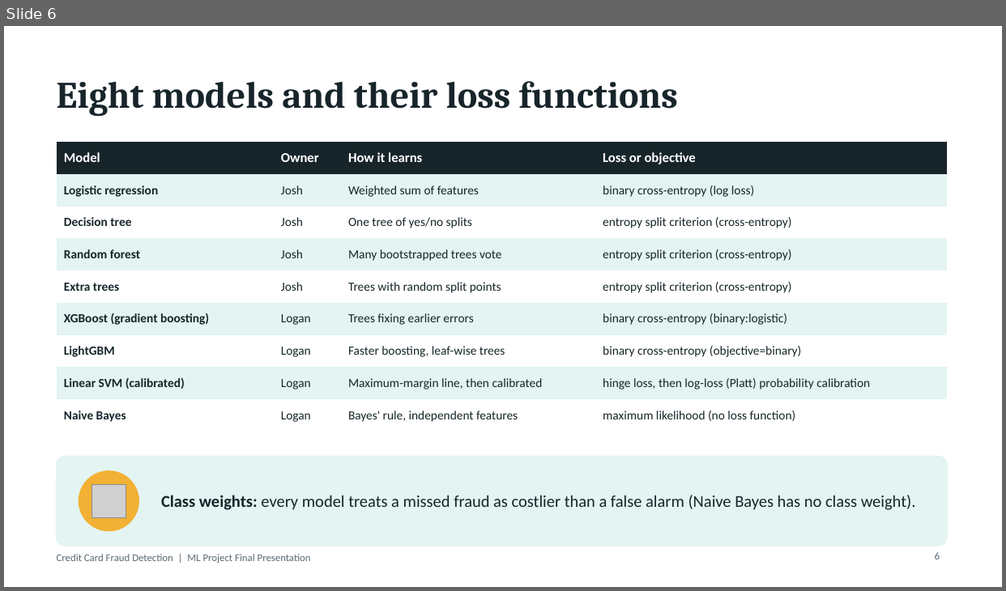
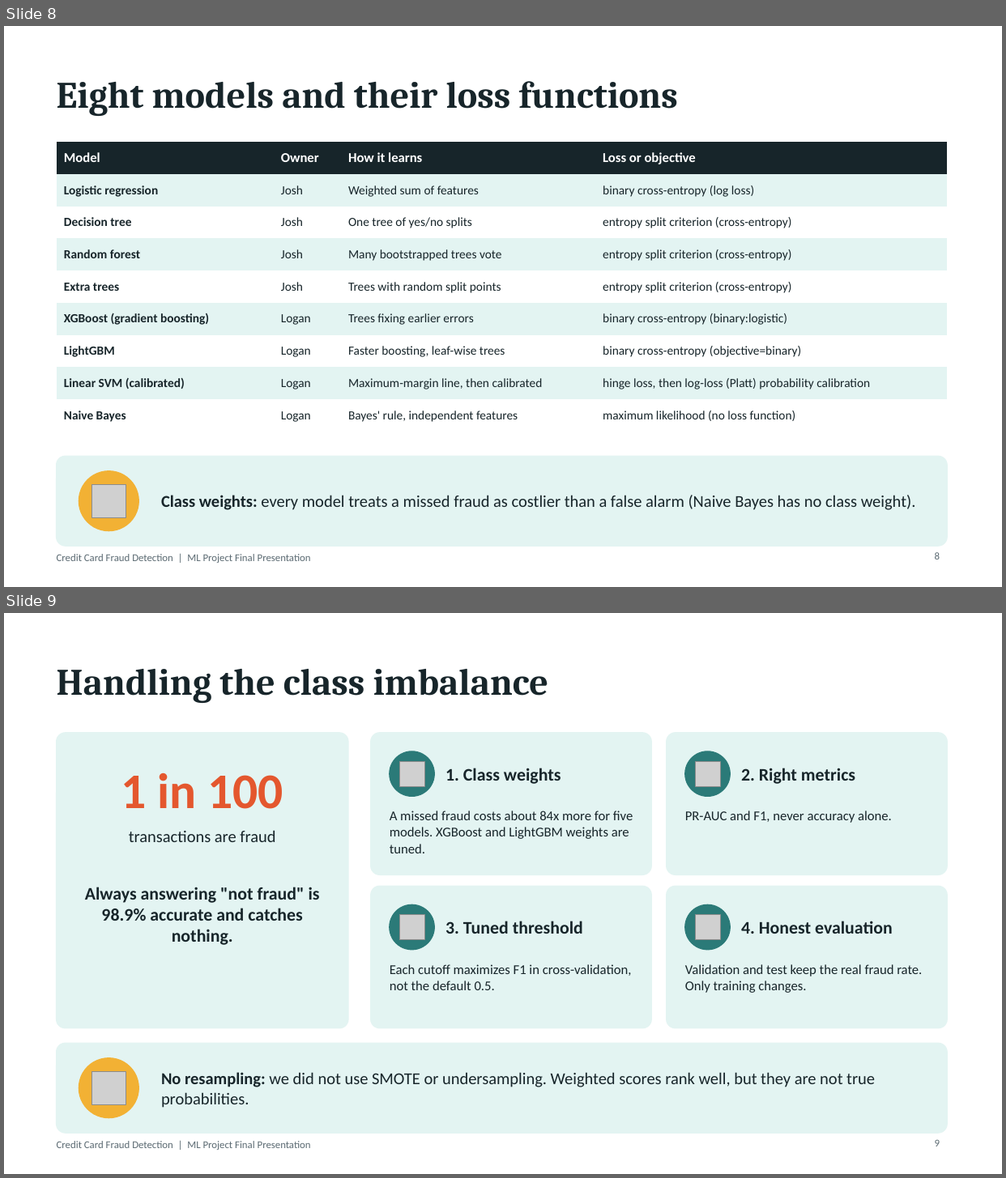
Before and after one commit to joshmfrancis/FraudLens, a slide deck: Presentations/Final Presentation/Final Presentation.pptx. Shown one above the other, each under a label of ours: slide 6 before the commit, slides 8 and 9 after it. The pictures are 1006x591 and 1006x1178 pixels, drawn with LibreOffice and Linux fonts; fonts in the diff are those of the drawing; grey boxes stand for pictures. Boxes give left, top, right and bottom in pixels: in the first picture for what was removed or moved away, otherwise in the second. Text is boxed around its words. In the diff, an @@ line names an element or a change of style, - is before the commit and + after.

```diff
--- a/Presentations/Final Presentation/Final Presentation.pptx
+++ b/Presentations/Final Presentation/Final Presentation.pptx
@@ slide 9 added at [4,613,1002,1174], background #FFFFFF; not listed: 1 template element that a slide beside it also shows @@
@@ title added at [57,669,549,703], 36 pt, text #17252A, bold @@
+Handling the class imbalance
@@ rounded rectangle added at [57,733,348,1029], fill #E3F4F2, outline #E3F4F2 1 pt @@
@@ rounded rectangle added at [371,733,651,875], fill #E3F4F2, outline #E3F4F2 1 pt @@
@@ rounded rectangle added at [667,733,948,875], fill #E3F4F2, outline #E3F4F2 1 pt @@
@@ ellipse added at [390,752,434,796], fill #2B7A78, outline #2B7A78 1 pt @@
@@ ellipse added at [685,752,731,796], fill #2B7A78, outline #2B7A78 1 pt @@
@@ text added at [121,773,283,809], 48 pt, text #E4572E, bold @@
+1 in 100
@@ picture added at [399,761,424,786] @@
@@ text added at [445,768,561,784], 17 pt, text #17252A, bold @@
+1. Class weights
@@ picture added at [695,761,720,786] @@
@@ text added at [741,768,855,784], 17 pt, text #17252A, bold @@
+2. Right metrics
@@ text added at [129,830,275,842], 16 pt, text #17252A @@
+transactions are fraud
@@ text added at [390,811,633,854], 13 pt, text #17252A @@
+A missed fraud costs about 84x more for five models. XGBoost and LightGBM weights are tuned.
@@ text added at [685,811,892,823], 13 pt, text #17252A @@
+PR-AUC and F1, never accuracy alone.
@@ text added at [85,887,320,945], 17 pt, text #17252A, bold @@
+Always answering "not fraud" is 98.9% accurate and catches nothing.
@@ rounded rectangle added at [371,886,651,1029], fill #E3F4F2, outline #E3F4F2 1 pt @@
@@ rounded rectangle added at [667,886,948,1029], fill #E3F4F2, outline #E3F4F2 1 pt @@
@@ ellipse added at [390,905,434,950], fill #2B7A78, outline #2B7A78 1 pt @@
@@ picture added at [399,914,424,940] @@
@@ text added at [445,921,583,934], 17 pt, text #17252A, bold @@
+3. Tuned threshold
@@ ellipse added at [685,905,731,950], fill #2B7A78, outline #2B7A78 1 pt @@
@@ picture added at [695,914,720,940] @@
@@ text added at [741,921,893,934], 17 pt, text #17252A, bold @@
+4. Honest evaluation
@@ text added at [390,965,632,990], 13 pt, text #17252A @@
+Each cutoff maximizes F1 in cross-validation, not the default 0.5.
@@ text added at [685,965,922,993], 13 pt, text #17252A @@
+Validation and test keep the real fraud rate. Only training changes.
@@ rounded rectangle added at [57,1043,948,1133], fill #E3F4F2, outline #E3F4F2 1 pt @@
@@ ellipse added at [79,1059,138,1118], fill #F2B134, outline #F2B134 1 pt @@
@@ picture added at [92,1072,126,1105] @@
@@ text added at [161,1072,875,1108], 16 pt, text #17252A @@
+No resampling: we did not use SMOTE or undersampling. Weighted scores rank well, but they are not true probabilities.
@@ page number added at [935,1140,940,1147], 10 pt, text #5C6B73 @@
+9
@@ what was slide 6 is now slide 8 @@
@@ page number at [935,552,940,560]: text changed @@
-6
+8
```
Also in this commit, not shown: 10 slides changed, 5 other slides added, 34 other files.
